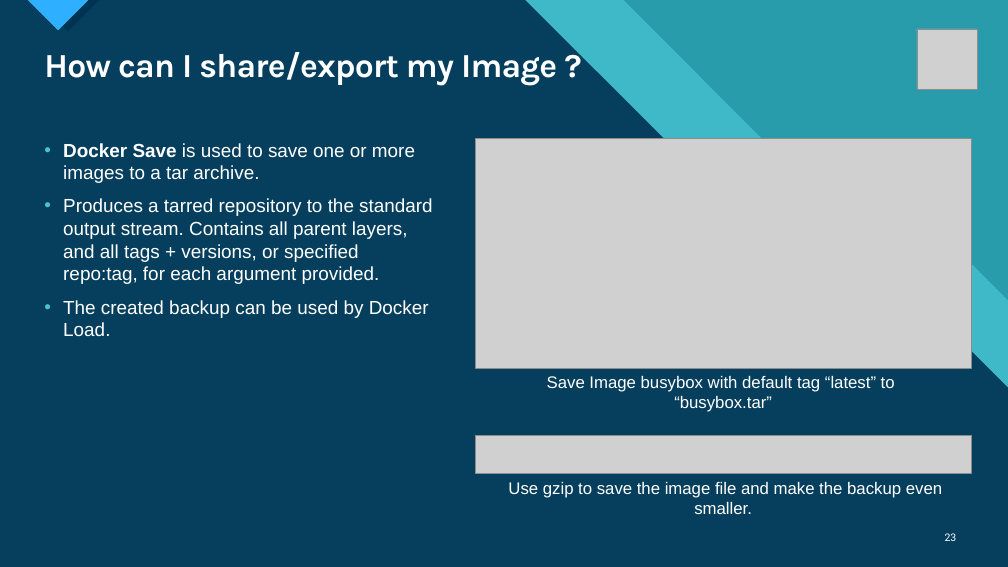
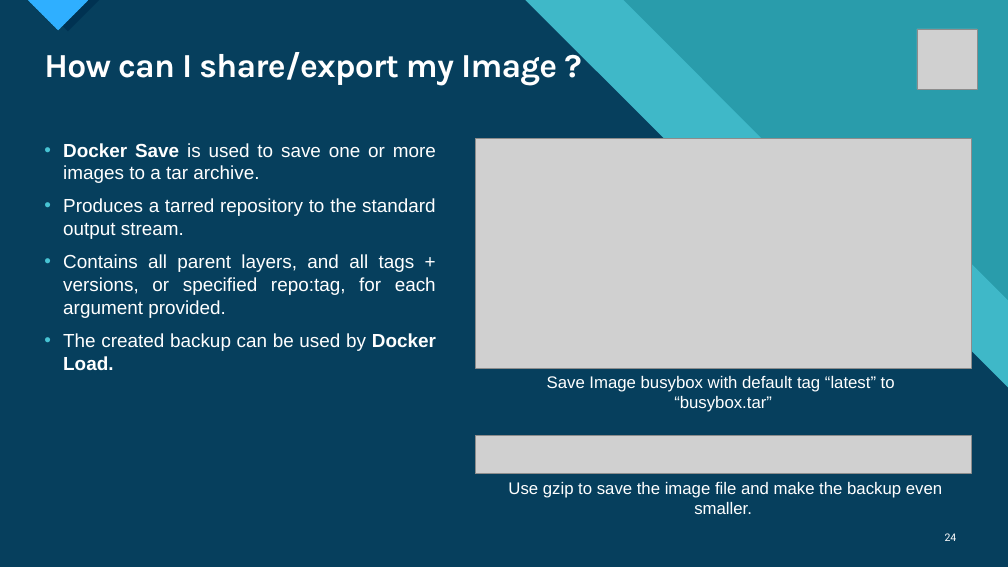
Before and after one commit to Singh-Karandeep/DockerTutorial, a slide deck: slide 24 of Docker for Beginners.pptx (slide 23 before the commit). Drawn at 1008x567 pixels with LibreOffice and Linux fonts; fonts in the diff are those of the drawing; grey boxes stand for pictures. Boxes give left, top, right and bottom in pixels: in the first picture for what was removed or moved away, otherwise in the second. Text is boxed around its words. In the diff, an @@ line names an element or a change of style, - is before the commit and + after.

```diff
--- a/Docker for Beginners.pptx
+++ b/Docker for Beginners.pptx
@@ text at [63, 143, 436, 370]: bold on in "Docker Load."; alignment left to justified @@
@@ text at [63, 198, 436, 318]: text changed @@
-• Produces a tarred repository to the standard output stream. Contains all parent layers, and all tags + versions, or specified repo:tag, for each argument provided.
+• Produces a tarred repository to the standard output stream.
+• Contains all parent layers, and all tags + versions, or specified repo:tag, for each argument provided.
@@ page number at [945, 533, 957, 541]: text changed @@
-23
+24
```
Also in this commit, not shown: 13 other slides changed, 1 slide added.
